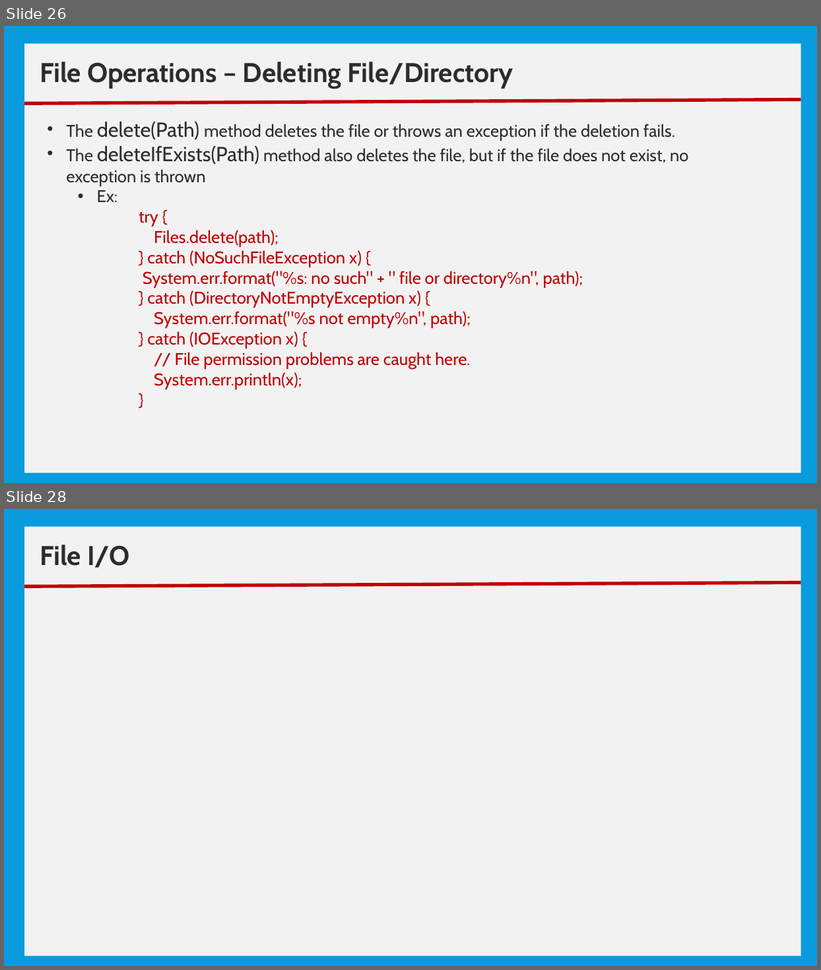
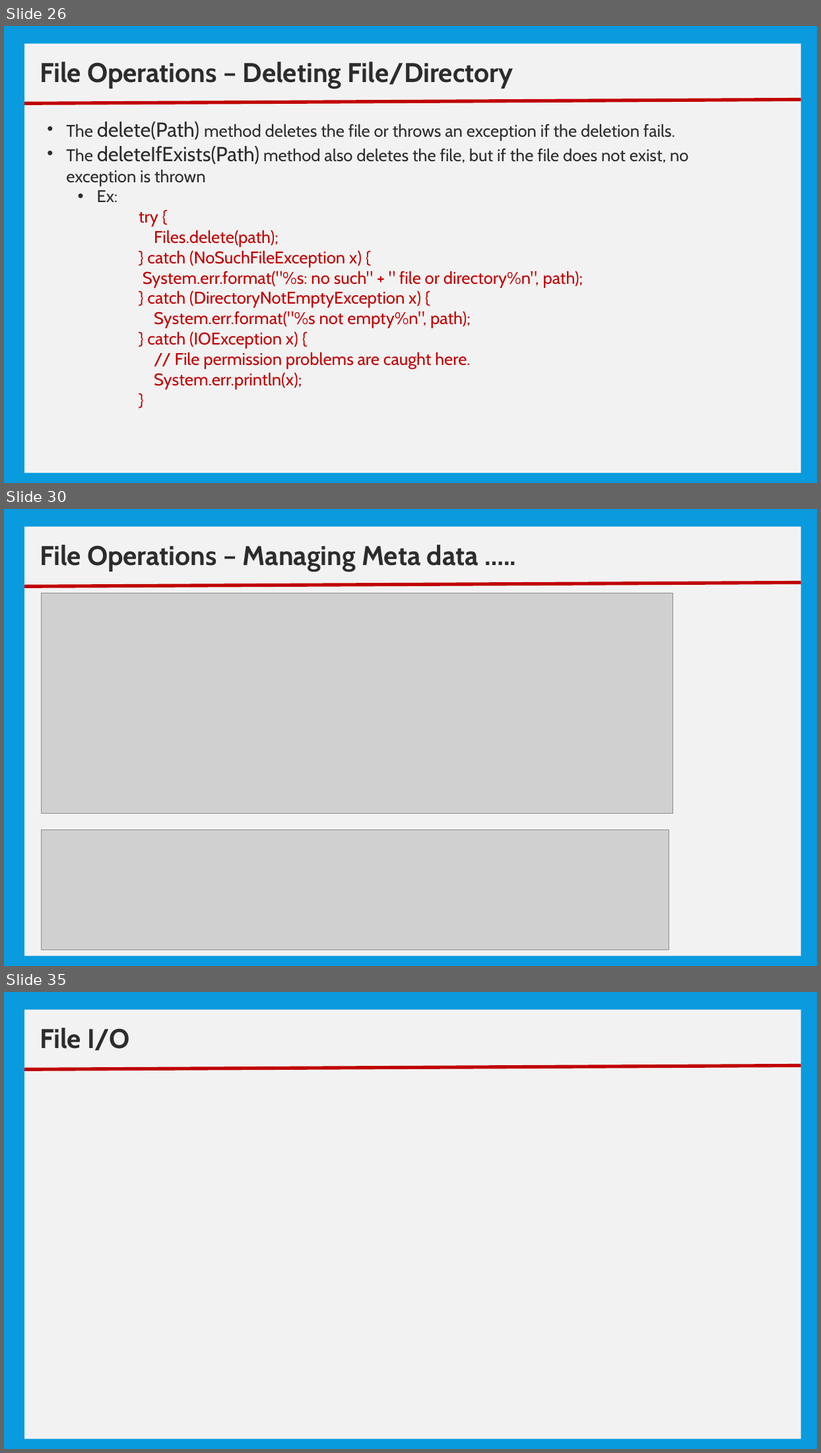
Before and after one commit to nmsgit1234/TechnicalDocs, a slide deck: training/core_java/10_Basic IO.pptx. Shown one above the other, each under a label of ours: slides 26 and 28 before the commit, slides 26, 30 and 35 after it; the slides between them are not shown. The pictures are 821x970 and 821x1453 pixels, drawn with LibreOffice and Linux fonts; fonts in the diff are those of the drawing; grey boxes stand for pictures. Boxes give left, top, right and bottom in pixels: in the first picture for what was removed or moved away, otherwise in the second. Text is boxed around its words. In the diff, an @@ line names an element or a change of style, - is before the commit and + after.

```diff
--- a/training/core_java/10_Basic IO.pptx
+++ b/training/core_java/10_Basic IO.pptx
@@ slide 30 added at <box>4,509,817,966</box>, background #099BDD @@
@@ rectangle added at <box>24,527,801,956</box>, fill #F2F2F2 @@
@@ text added at <box>40,545,479,571</box>, 32 pt, text #2C2C2C, bold @@
+File Operations – Managing Meta data …..
@@ line added from (24, 586) to (801, 583), #C00000 4 pt @@
@@ picture added at <box>41,593,673,813</box> @@
@@ picture added at <box>41,830,669,950</box> @@
@@ what was slide 28 is now slide 35 @@
```
Also in this commit, not shown: 1 slide changed, 6 other slides added, 4 other files.
